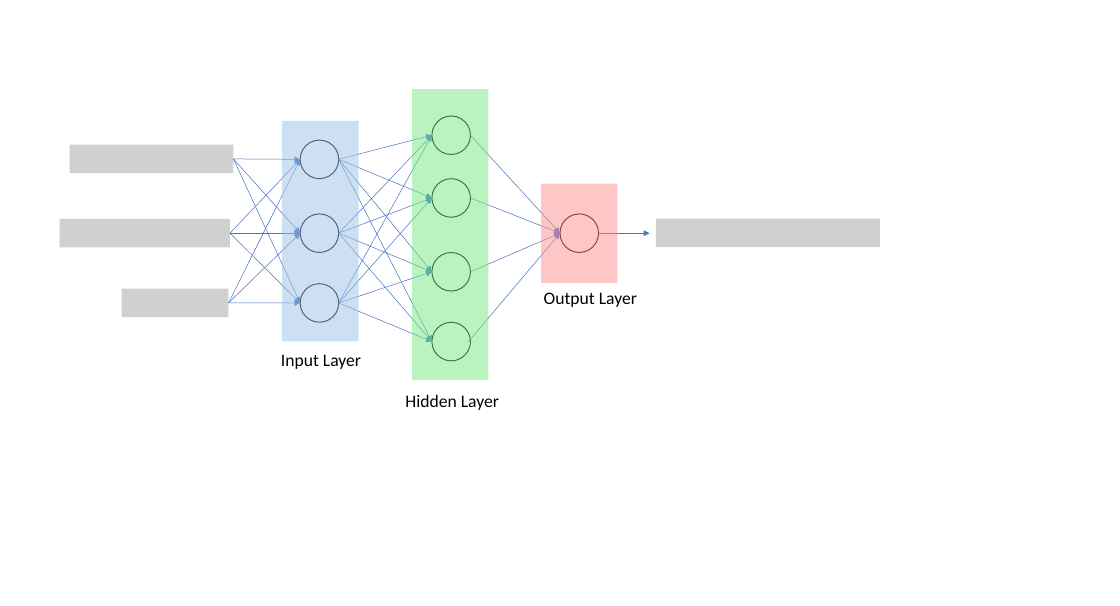
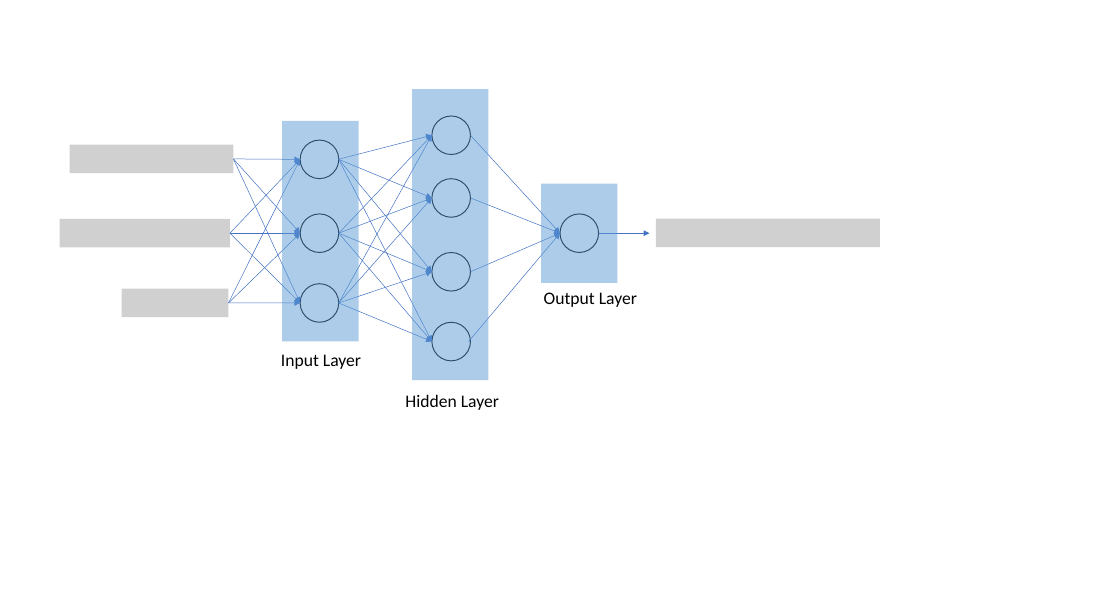
Before and after one commit to jameschanx/Deep_Learning_Stock_Trader, a slide deck: slide 3 of graphics.pptx. Drawn at 1120x606 pixels with LibreOffice and Linux fonts; fonts in the diff are those of the drawing; grey boxes stand for pictures. Boxes give left, top, right and bottom in pixels: in the first picture for what was removed or moved away, otherwise in the second. Text is boxed around its words. In the diff, an @@ line names an element or a change of style, - is before the commit and + after.

```diff
--- a/graphics.pptx
+++ b/graphics.pptx
@@ rectangle at bbox=[412, 89, 488, 380]: fill #77E982 at 50% opacity to #5B9BD5 at 50% opacity @@
@@ rectangle at bbox=[282, 120, 359, 341]: fill #9DC3E6 at 50% opacity to #5B9BD5 at 50% opacity @@
@@ rectangle at bbox=[541, 184, 617, 283]: fill #FF8F8F at 50% opacity to #5B9BD5 at 50% opacity @@
```
Also in this commit, not shown: 1 other slide changed, 2 other files.
